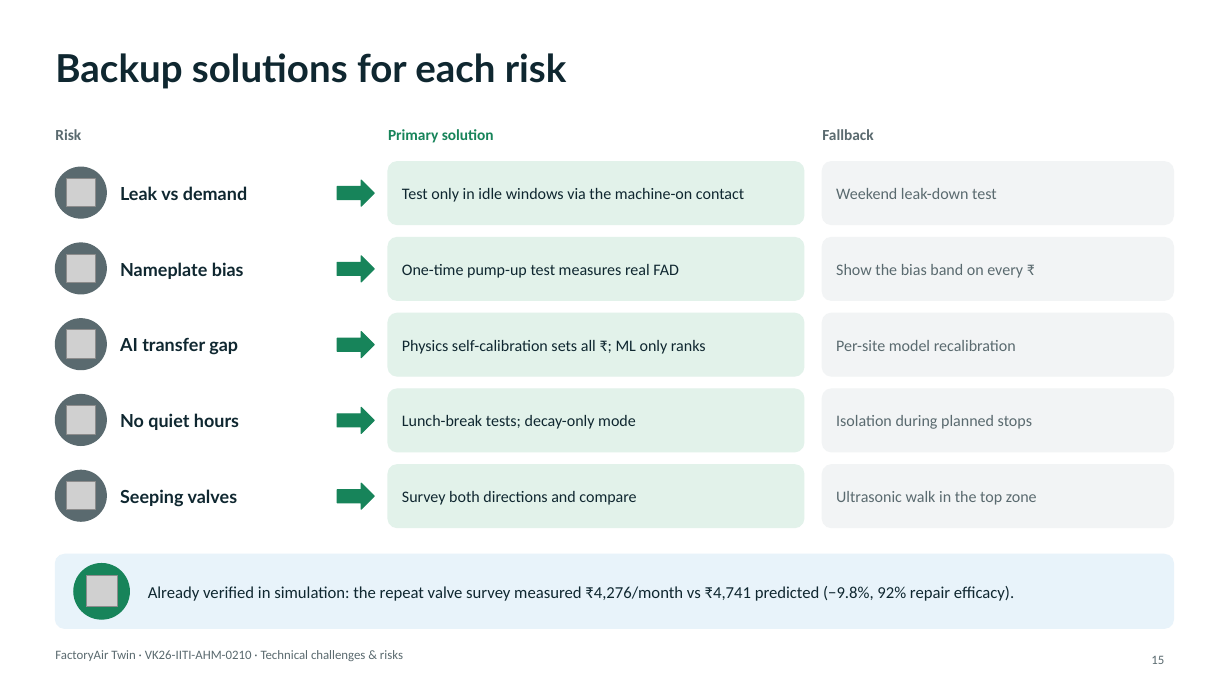
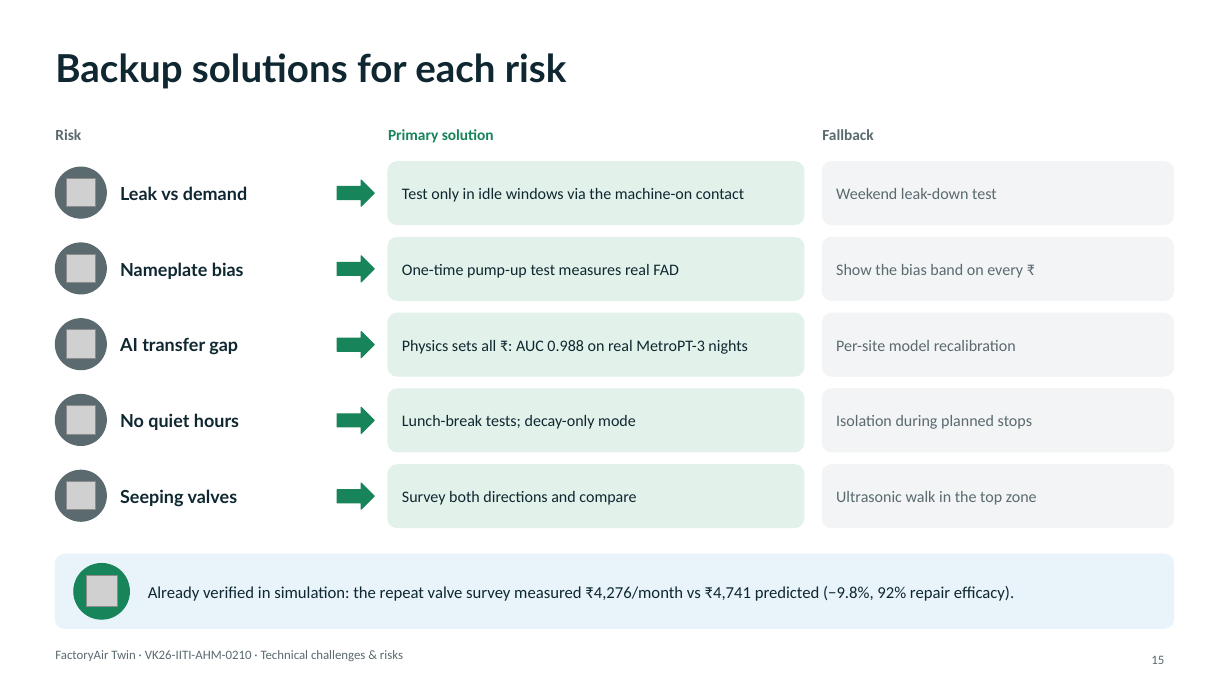
Before and after one commit to Suheerthan/FactoryAirTwin, a slide deck: slide 15 of submission/FactoryAirTwin_Vishwakarma_Stage2.pptx. Drawn at 1232x693 pixels with LibreOffice and Linux fonts; fonts in the diff are those of the drawing; grey boxes stand for pictures. Boxes give left, top, right and bottom in pixels: in the first picture for what was removed or moved away, otherwise in the second. Text is boxed around its words. In the diff, an @@ line names an element or a change of style, - is before the commit and + after.

```diff
--- a/submission/FactoryAirTwin_Vishwakarma_Stage2.pptx
+++ b/submission/FactoryAirTwin_Vishwakarma_Stage2.pptx
@@ text at bbox=[402, 340, 748, 354]: text changed @@
-Physics self-calibration sets all ₹; ML only ranks
+Physics sets all ₹: AUC 0.988 on real MetroPT-3 nights
```
Also in this commit, not shown: 2 other slides changed, 7 other files.
